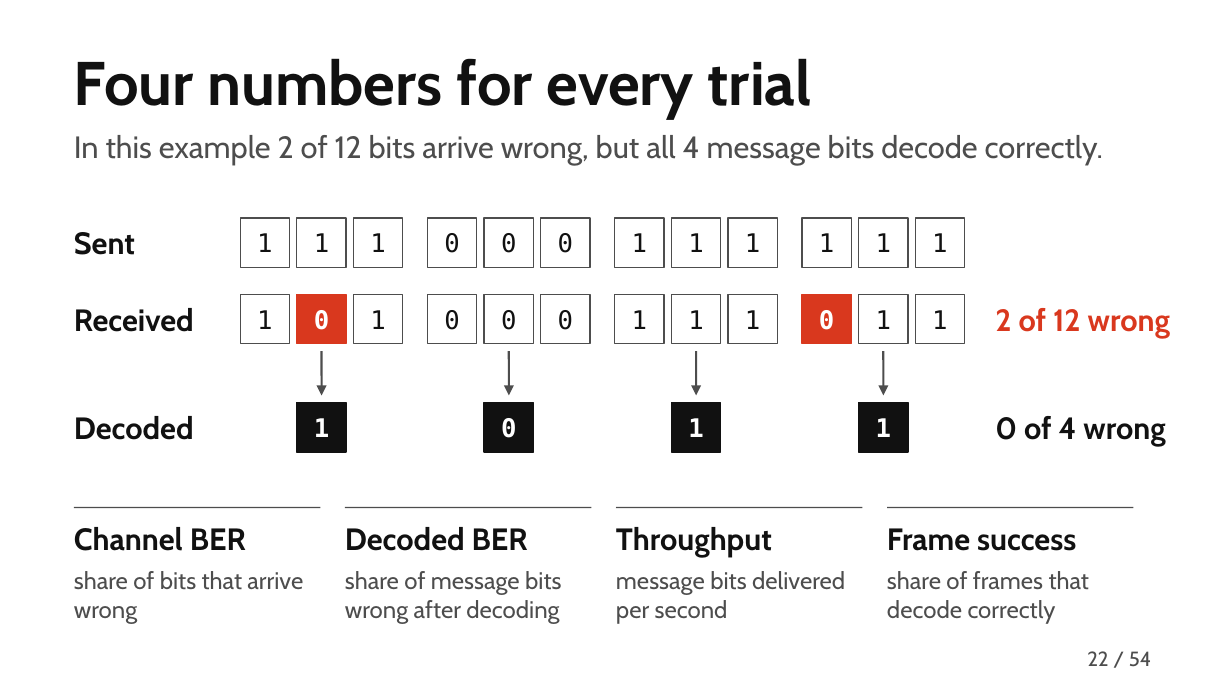
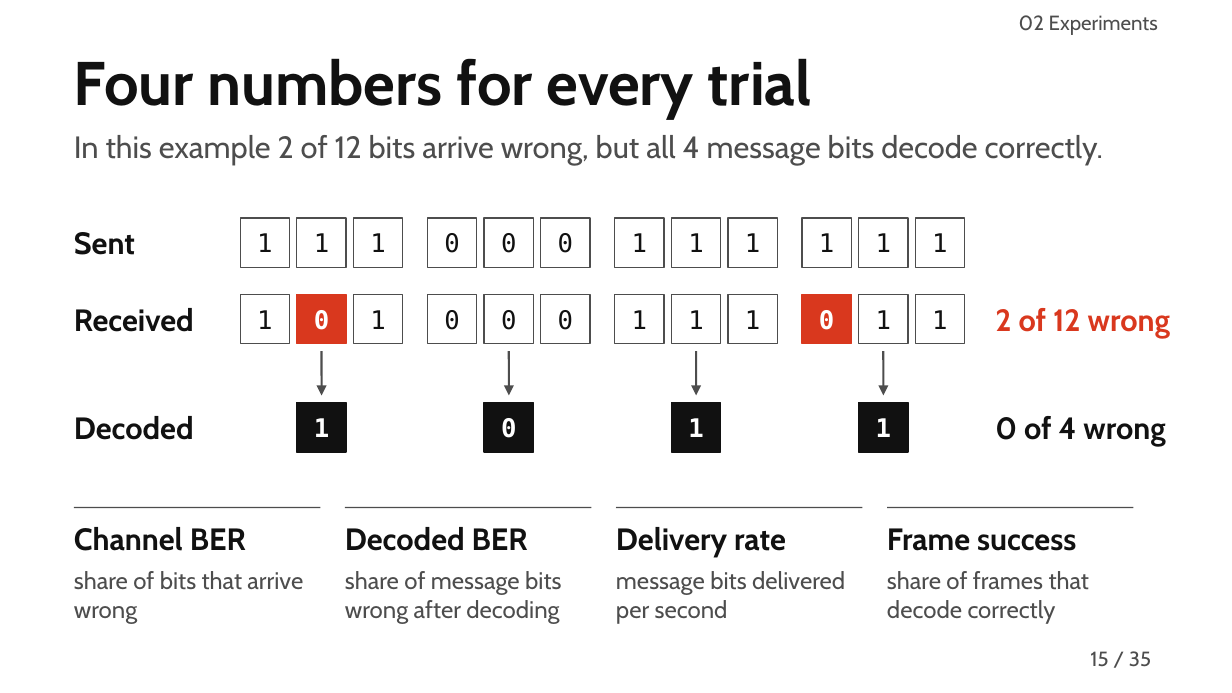
Before and after one commit to MuhammadMaazA/SamplingCW, a slide deck: slide 15 of presentation/gridlink-presentation.pptx (slide 22 before the commit). Drawn at 1232x693 pixels with LibreOffice and Linux fonts; fonts in the diff are those of the drawing. Boxes give left, top, right and bottom in pixels: in the first picture for what was removed or moved away, otherwise in the second. Text is boxed around its words. In the diff, an @@ line names an element or a change of style, - is before the commit and + after.

```diff
--- a/presentation/gridlink-presentation.pptx
+++ b/presentation/gridlink-presentation.pptx
@@ text added at (1019,15,1158,35), 12 pt, text #4D4D4D @@
+02 Experiments
@@ text at (616,527,786,557): text changed @@
-Throughput
+Delivery rate
@@ page number at (1090,651,1108,667): text changed @@
-22
+15
@@ text at (1129,651,1151,667): text changed @@
-/ 54
+/ 35
```
Also in this commit, not shown: 31 other slides changed, 1 slide added, 20 slides removed, 20 other files.
